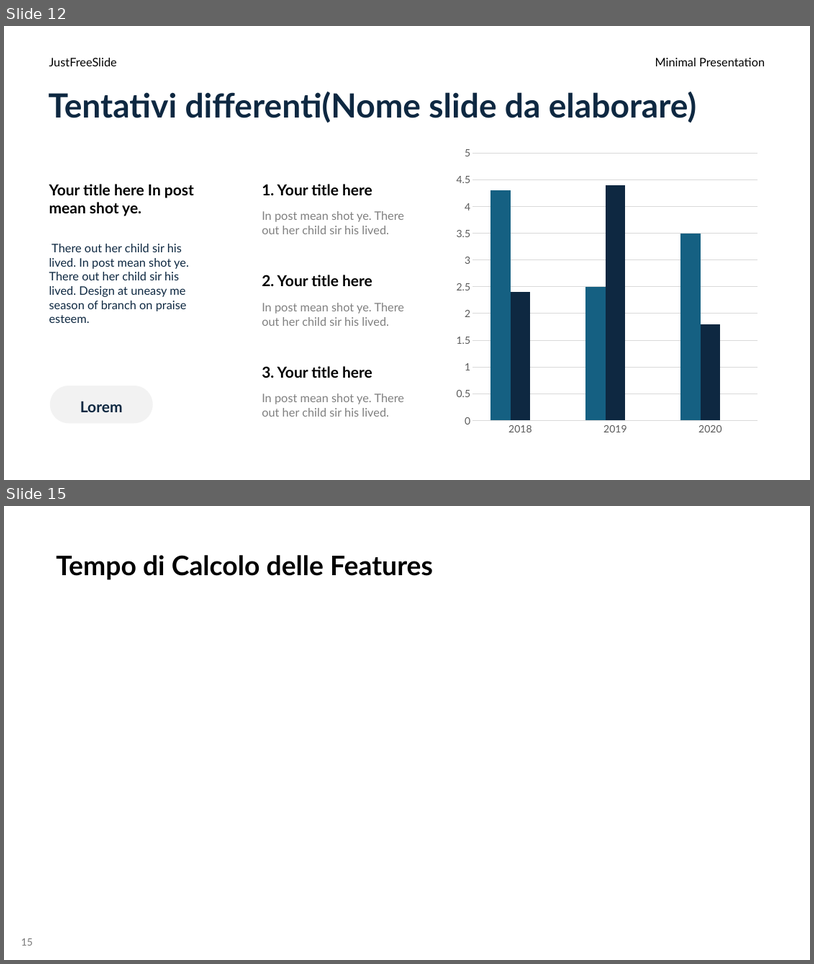
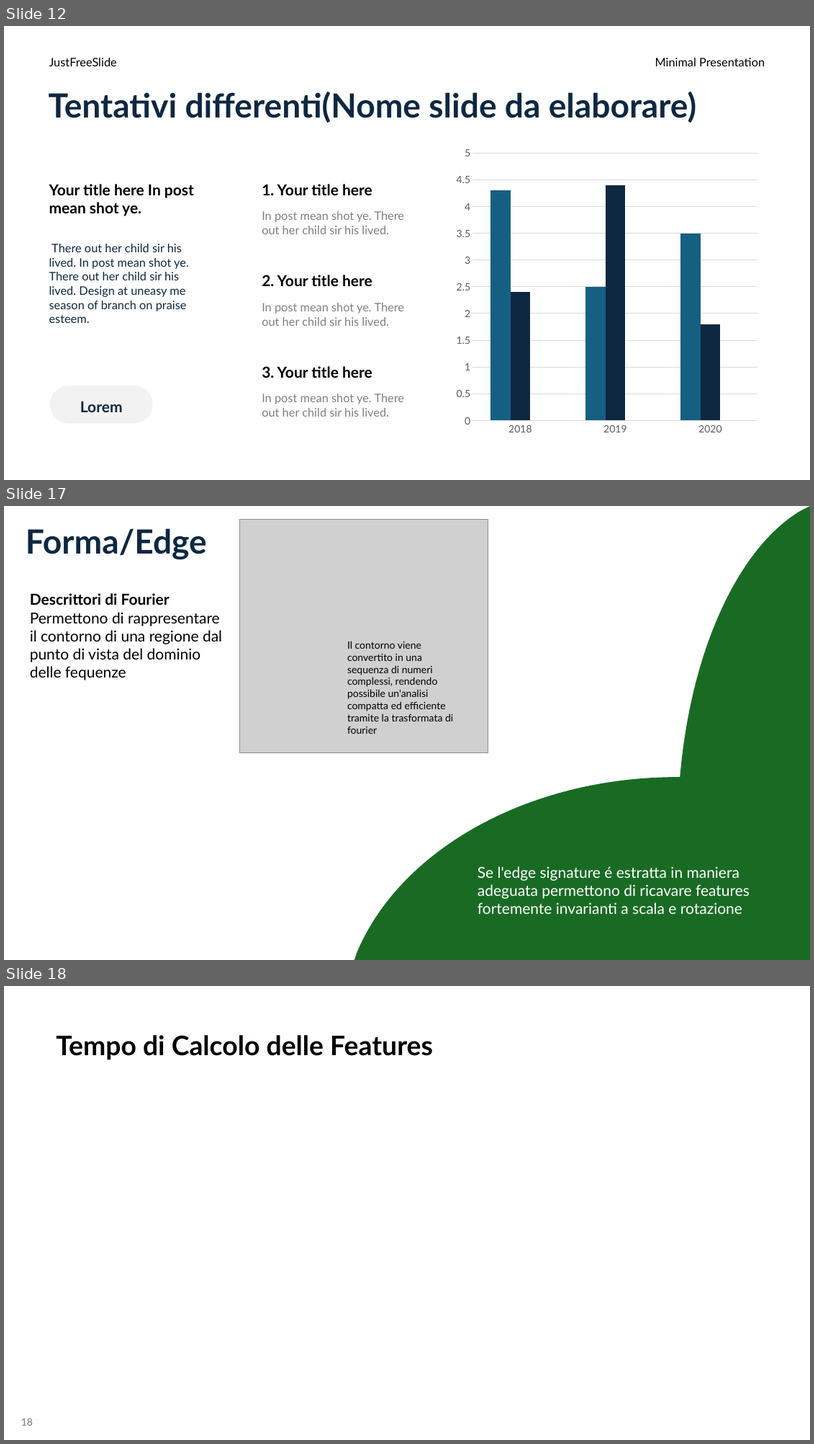
Before and after one commit to aleeteo/leaf_ID, a slide deck: presentazione/ProjectLeafWIP.pptx. Shown one above the other, each under a label of ours: slides 12 and 15 before the commit, slides 12, 17 and 18 after it; the slides between them are not shown. The pictures are 814x964 and 814x1444 pixels, drawn with LibreOffice and Linux fonts; fonts in the diff are those of the drawing; grey boxes stand for pictures. Boxes give left, top, right and bottom in pixels: in the first picture for what was removed or moved away, otherwise in the second. Text is boxed around its words. In the diff, an @@ line names an element or a change of style, - is before the commit and + after.

```diff
--- a/presentazione/ProjectLeafWIP.pptx
+++ b/presentazione/ProjectLeafWIP.pptx
@@ slide 17 added at [4,506,810,960], background #FFFFFF @@
@@ picture added at [240,519,488,752] @@
@@ freeform shape added at [679,506,810,960], fill #196B24 @@
@@ freeform shape added at [679,507,810,960], fill #196B24 @@
@@ title added at [26,528,207,560], 39.6 pt, text #0E2841, bold @@
+Forma/Edge
@@ text added at [30,593,222,680], 18 pt, text #000000 @@
+Descrittori di Fourier
+Permettono di rappresentare il contorno di una regione dal punto di vista del dominio delle fequenze
@@ text added at [347,641,453,734], 12 pt, text #000000 @@
+Il contorno viene convertito in una sequenza di numeri complessi, rendendo possibile un'analisi compatta ed efficiente tramite la trasformata di fourier
@@ freeform shape added at [352,777,810,960], fill #196B24 @@
@@ text added at [478,866,750,914], 18 pt, text #FFFFFF @@
+Se l'edge signature é estratta in maniera adeguata permettono di ricavare features fortemente invarianti a scala e rotazione
@@ what was slide 15 is now slide 18 @@
@@ page number at [21,1418,33,1425]: text changed @@
-15
+18
```
Also in this commit, not shown: 2 slides changed, 3 other slides added, 1 slide removed.
